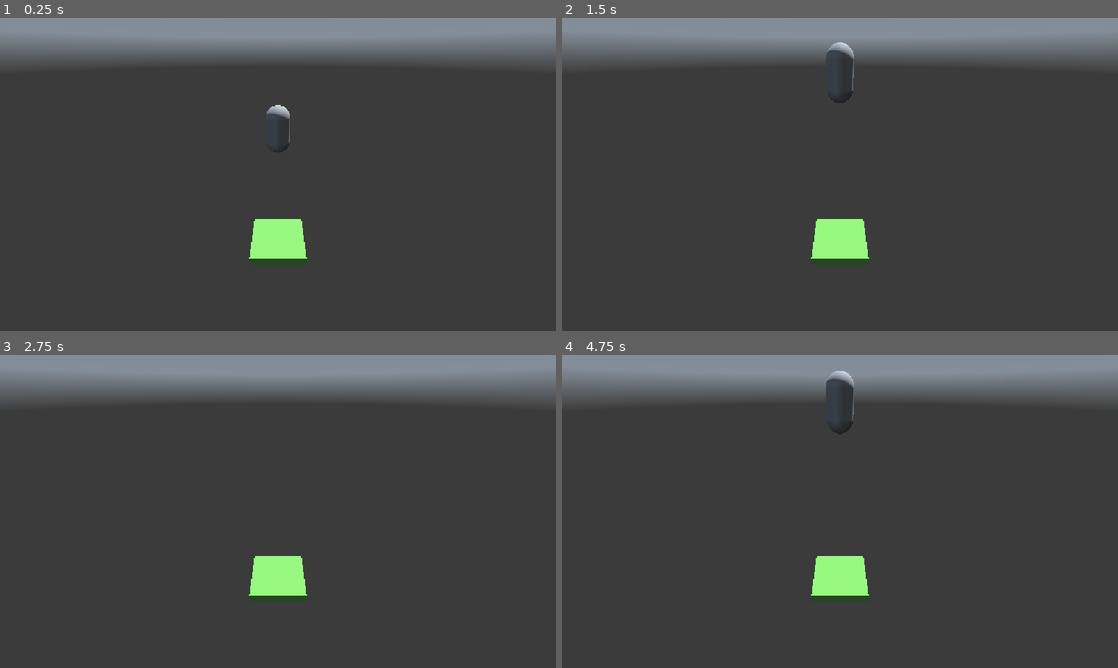
Above: before the commit, frames 1-4 (two rows, left to right).
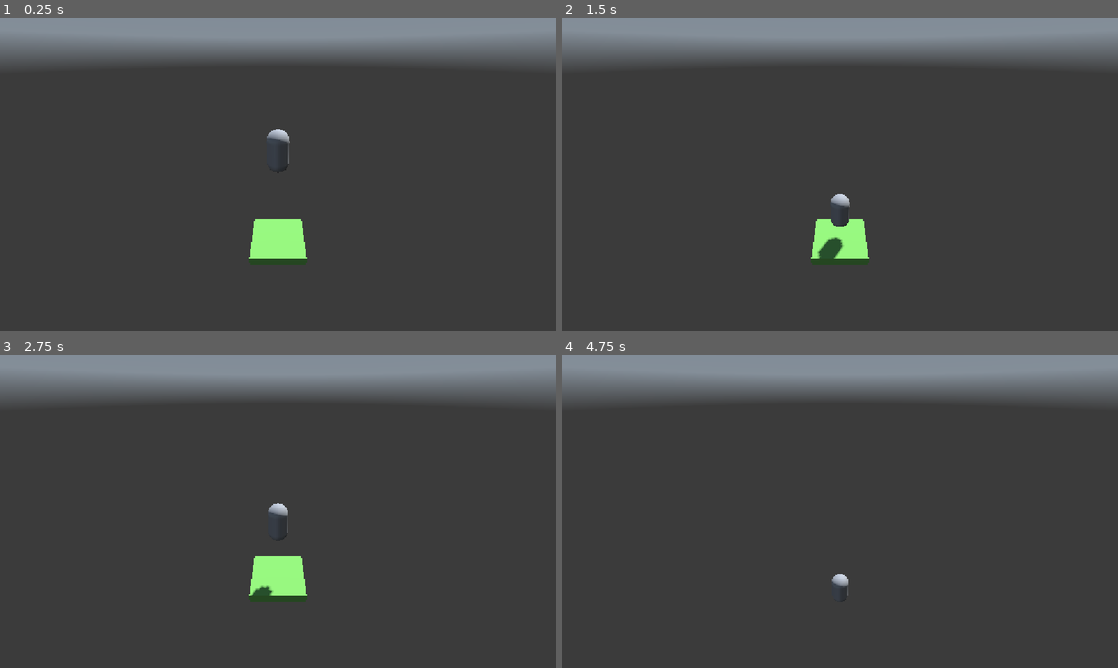
Above: after the commit, the same moments.

Repository: ChristiannYa/sky-pogo
Game: Godot game, scene res://scenes/game/game.tscn
Two runs of this game, one before a commit and one after it. Both use one fixed random seed, a clock stepped at 60 frames per second and the inputs below. A sky picture missing from this copy of the repository is replaced by a grey-blue gradient.
Inputs:
- Up to frame 1 (0.25 s): no input
- Up to frame 2 (1.5 s): no input
- Up to frame 3 (2.75 s): no input
- Up to frame 4 (4.75 s): no input

The runs differ from the first frame. In frame 1, 0.3% of the frame differs, in the area x 47-53%, y 27-50%; in frame 2, 0.7%; in frame 3, 0.2%; in frame 4, 1.7%, in the area x 44-56%, y 5-79%.

Commit message:
06-platform-vanish

Diff:
--- /dev/null
+++ b/scenes/platform/platform.gd
@@ -0,0 +1,5 @@
+extends Node3D
+
+
+func _on_timer_timeout() -> void:
+	queue_free()
--- a/scenes/platform/platform.tscn
+++ b/scenes/platform/platform.tscn
@@ -1,4 +1,6 @@
 [gd_scene format=3 uid="uid://clp1lxupvf7vy"]
+
+[ext_resource type="Script" uid="uid://bmjllyjekq1ag" path="res://scenes/platform/platform.gd" id="1_8pv2r"]
 
 [sub_resource type="StandardMaterial3D" id="StandardMaterial3D_vt0vh"]
 albedo_color = Color(0.44649798, 0.70286953, 0.32610348, 1)
@@ -11,6 +13,7 @@
 size = Vector3(3, 0.5, 3)
 
 [node name="Platform" type="Node3D" unique_id=1091446454]
+script = ExtResource("1_8pv2r")
 
 [node name="MeshInstance3D" type="MeshInstance3D" parent="." unique_id=1859075318]
 mesh = SubResource("BoxMesh_ijv05")
@@ -19,3 +22,10 @@
 
 [node name="CollisionShape3D" type="CollisionShape3D" parent="StaticBody3D" unique_id=1372531841]
 shape = SubResource("BoxShape3D_ijv05")
+
+[node name="Timer" type="Timer" parent="." unique_id=1753586983]
+wait_time = 4.0
+one_shot = true
+autostart = true
+
+[connection signal="timeout" from="Timer" to="." method="_on_timer_timeout"]
--- a/scenes/player/player.gd
+++ b/scenes/player/player.gd
@@ -1,9 +1,8 @@
 class_name Player
 extends CharacterBody3D
 
-const JUMP_FORCE = 20.0
-
-var _gravity: float = ProjectSettings.get_setting("physics/3d/default_gravity")
+const _JUMP_FORCE = 20.0
+const _GRAVITY = 40.0
 
 # Called when the node enters the scene tree for the first time.
 func _ready() -> void:
@@ -14,6 +13,6 @@
 	move_and_slide()
 
 func handle_gravity(delta: float):
-	velocity.y -= _gravity * delta
+	velocity.y -= _GRAVITY * delta
 	if is_on_floor():
-		velocity.y = JUMP_FORCE
+		velocity.y = _JUMP_FORCE
Not shown, added: scenes/platform/platform.gd.uid
